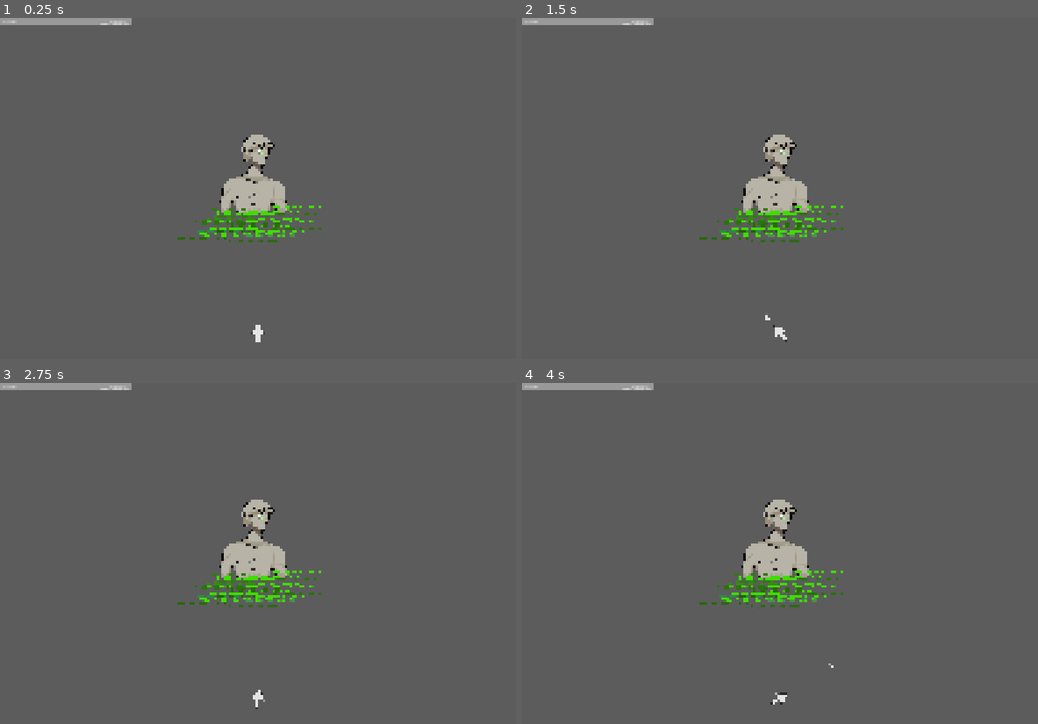
Above: before the commit, frames 1-4 (two rows, left to right).
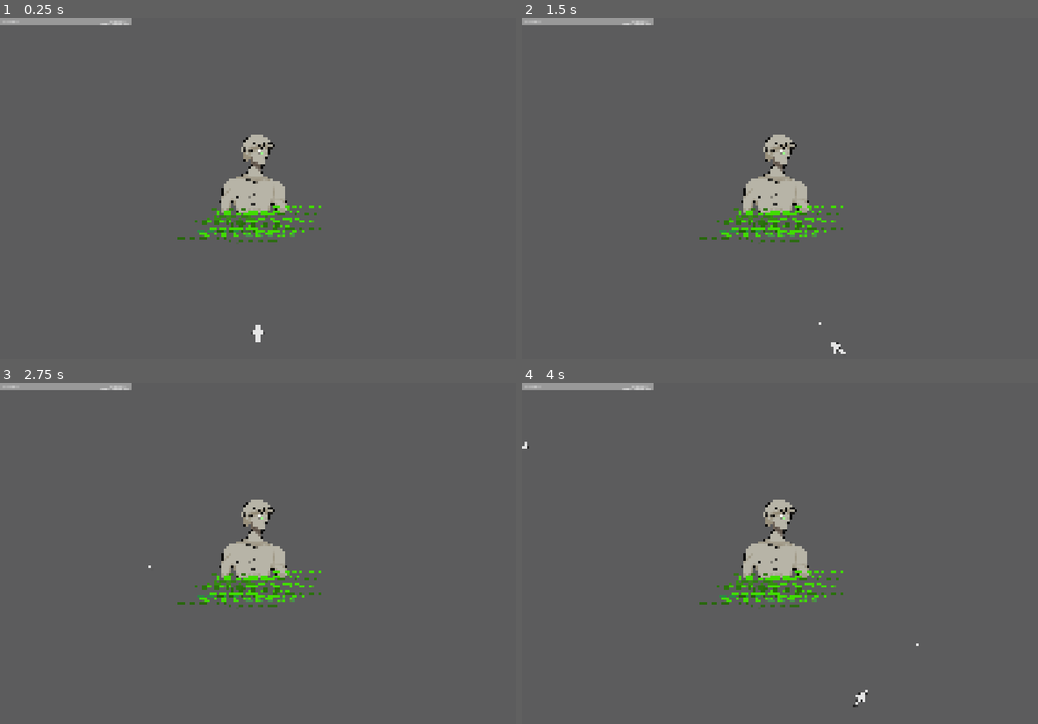
Above: after the commit, the same moments.

Repository: HaroldHuynh/2026GameJam
Game: Godot game, scene res://levels/level_1.tscn
Same seed, same stepped clock (60 frames per second), same inputs: the game is played once before the commit and once after it. This scene is started directly instead of the project's main scene.
Inputs (mouse positions are in pixels of both pictures, inside the frame that each line leads up to):
- Up to frame 1 (0.25 s): no input
- Up to frame 2 (1.5 s): tap Enter at 0.5 s; move the mouse to (893, 171) at 0.52 s; hold D (right) 0.53-1.28 s; hold Enter 0.53-1.28 s; move the mouse to (676, 205) at 1.27 s; hold S (down) from 1.28 s (still down); tap Space (attack) at 1.35 s
- Up to frame 3 (2.75 s): tap Enter at 1.55 s; move the mouse to (309, 478) at 2.02 s; release S (down) at 2.03 s; hold D (right) from 2.03 s (still down); hold Enter from 2.03 s (still down)
- Up to frame 4 (4 s): move the mouse to (754, 621) at 2.77 s; release D (right) at 2.78 s; release Enter at 2.78 s; hold W (up) 2.78-3.53 s; tap Enter at 2.85 s; move the mouse to (934, 604) at 3.52 s; hold A (left) from 3.53 s (still down); hold Enter from 3.53 s (still down); tap Space (attack) at 3.6 s

The runs differ from the first frame. In frame 2, 0.1% of the frame differs, in the area x 47-63%, y 87-99%; in frame 3, less than 0.1%; in frame 4, 0.2%, in the area x 0-77%, y 17-96%.

Commit message:
add level up system to level 1

Diff:
--- a/levels/level_1.gd
+++ b/levels/level_1.gd
@@ -1,6 +1,12 @@
 extends Node2D
 
-var hp : int
+var hp : float
+var maxHP : float
+var exp : int
+var level : int
+var atkSpeed : float
+var damage : int
+var moveSpeed : int
 var gameOver : bool
 
 # Called when the node enters the scene tree for the first time.
@@ -14,10 +20,22 @@
 	pass
 
 func new_game():
-	hp = 0
+	$GameOver.hide()
+	$LevelUpWindow.hide()
+	maxHP = 10
+	hp = 10
+	exp = 0
+	level = 0
+	atkSpeed = 0.75
+	damage = 1
+	moveSpeed = 500
+	$player.speed = moveSpeed
+	$player.atkSpeed = atkSpeed
+	$BulletManager.damage = damage
 	$player.reset()
-	$Hud/HPLabel.text = "Memory: " + str(hp)
-	$GameOver.hide()
+	$Hud/HPLabel.text = "Memory: " + str(100 - int((hp / maxHP) * 100)) + "%"
+	$Hud/EXPLabel.text = "Update Progress: " + str(exp) + "%"
+	$Hud/LevelLabel.text = "Windows 1." + str(level)
 	gameOver = false
 	get_tree().call_group("enemies", "queue_free")
 	get_tree().call_group("bullets", "queue_free")
@@ -25,9 +43,51 @@
 
 
 func _on_enemy_spawner_hit_p() -> void:
-	hp += 10
-	$Hud/HPLabel.text = "Memory: " + str(hp)
-	if hp >= 100:
+	hp -= 1
+	$Hud/HPLabel.text = "Memory: " + str(100 - int((hp / maxHP) * 100)) + "%"
+	if hp <= 0:
 		get_tree().paused = true
 		$GameOver.show()
 		gameOver = true
+
+func updateExp():
+	exp += 10
+	$Hud/EXPLabel.text = "Update Progress: " + str(exp) + "%"
+	if exp >= 100:
+		levelUp()
+
+func levelUp():
+	get_tree().paused = true
+	$LevelUpWindow.show()
+
+
+
+func damageUp():
+	$BulletManager.damage += 1
+	get_tree().paused = false
+	$LevelUpWindow.hide()
+	level += 1
+	$Hud/LevelLabel.text = "Windows 1." + str(level)
+	exp = 0
+	$Hud/EXPLabel.text = "Update Progress: " + str(exp) + "%"
+
+func healthUp():
+	maxHP += 5
+	hp += 5
+	$Hud/HPLabel.text = "Memory: " + str(100 - int((hp / maxHP) * 100)) + "%"
+	get_tree().paused = false
+	$LevelUpWindow.hide()
+	level += 1
+	$Hud/LevelLabel.text = "Windows 1." + str(level)
+	exp = 0
+	$Hud/EXPLabel.text = "Update Progress: " + str(exp) + "%"
+
+func speedUp():
+	$player.speed = $player.speed * 1.1
+	$player.atkSpeed = $player.atkSpeed * 0.9
+	get_tree().paused = false
+	$LevelUpWindow.hide()
+	level += 1
+	$Hud/LevelLabel.text = "Windows 1." + str(level)
+	exp = 0
+	$Hud/EXPLabel.text = "Update Progress: " + str(exp) + "%"
--- a/levels/level_1.tscn
+++ b/levels/level_1.tscn
@@ -7,6 +7,7 @@
 [ext_resource type="PackedScene" uid="uid://srh4x4fiq4x1" path="res://player/game_over.tscn" id="5_n46q3"]
 [ext_resource type="PackedScene" uid="uid://c8oghx1s5bjhl" path="res://player/hud.tscn" id="7_gwceb"]
 [ext_resource type="PackedScene" uid="uid://dh5ejpp7j3alx" path="res://pause menu/pause menu.tscn" id="7_l53as"]
+[ext_resource type="PackedScene" uid="uid://ly1s4rhvrcxn" path="res://player/level_up_window.tscn" id="8_l53as"]
 
 [sub_resource type="QuadMesh" id="QuadMesh_s7pw8"]
 
@@ -43,4 +44,6 @@
 
 [node name="PauseMenu" parent="." unique_id=1216728580 instance=ExtResource("7_l53as")]
 
+[node name="LevelUpWindow" parent="." unique_id=251276580 instance=ExtResource("8_l53as")]
+
 [connection signal="shoot" from="player" to="BulletManager" method="_on_player_shoot"]
